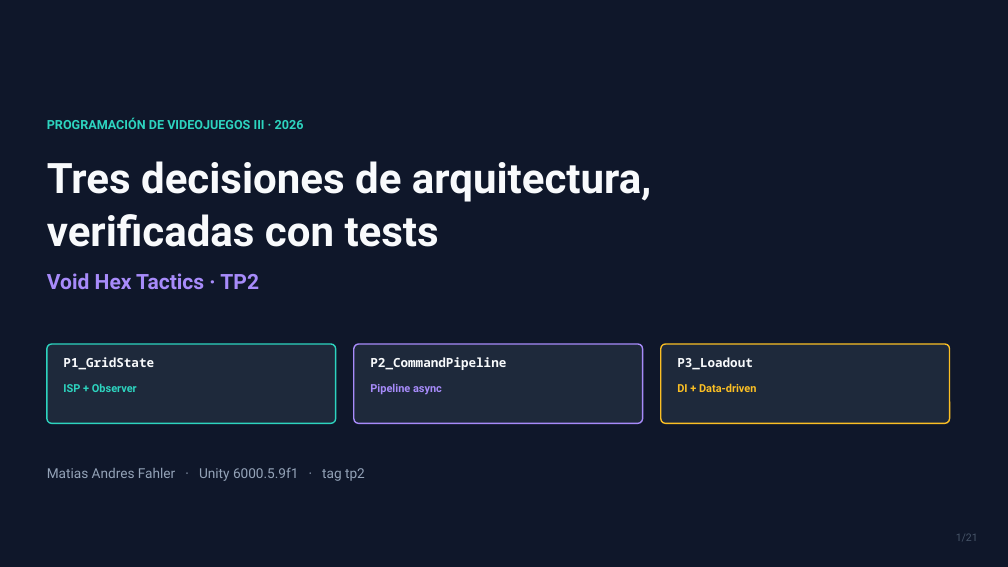
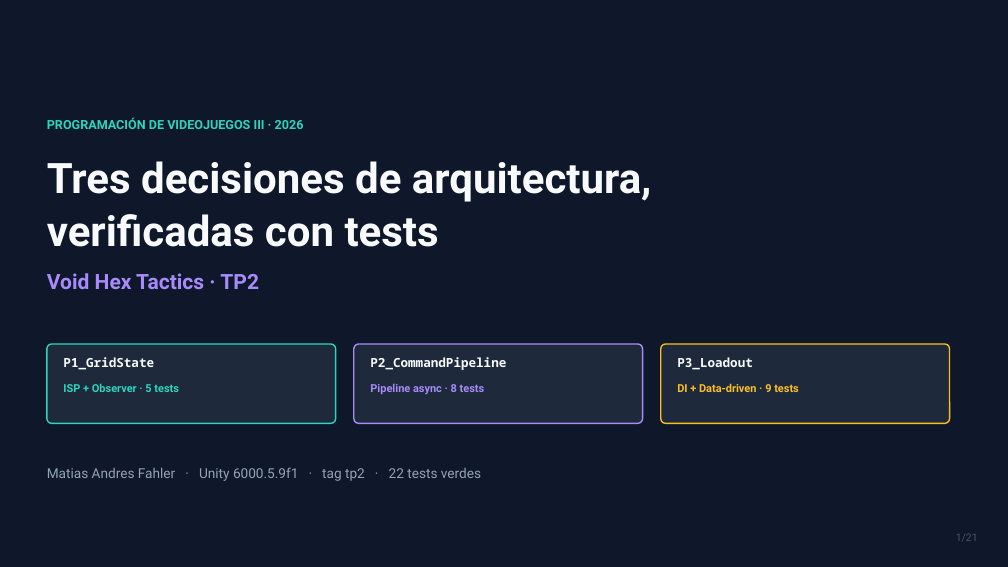
Before and after one commit to SenKetZu/HexPG, a slide deck: slide 1 of docs/presentacion/TP2-VoidHex-Tactics.pptx. Drawn at 1008x567 pixels with LibreOffice and Linux fonts; fonts in the diff are those of the drawing. Boxes give left, top, right and bottom in pixels: in the first picture for what was removed or moved away, otherwise in the second. Text is boxed around its words. In the diff, an @@ line names an element or a change of style, - is before the commit and + after.

```diff
--- a/docs/presentacion/TP2-VoidHex-Tactics.pptx
+++ b/docs/presentacion/TP2-VoidHex-Tactics.pptx
@@ text at [63, 383, 179, 392]: text changed @@
-ISP + Observer
+ISP + Observer · 5 tests
@@ text at [370, 383, 485, 395]: text changed @@
-Pipeline async
+Pipeline async · 8 tests
@@ text at [677, 383, 799, 392]: text changed @@
-DI + Data-driven
+DI + Data-driven · 9 tests
@@ text at [47, 467, 481, 481]: text changed @@
-Matias Andres Fahler · Unity 6000.5.9f1 · tag tp2
+Matias Andres Fahler · Unity 6000.5.9f1 · tag tp2 · 22 tests verdes
```
Also in this commit, not shown: 6 other slides changed, 1 slide added, 1 slide removed, 12 other files.
